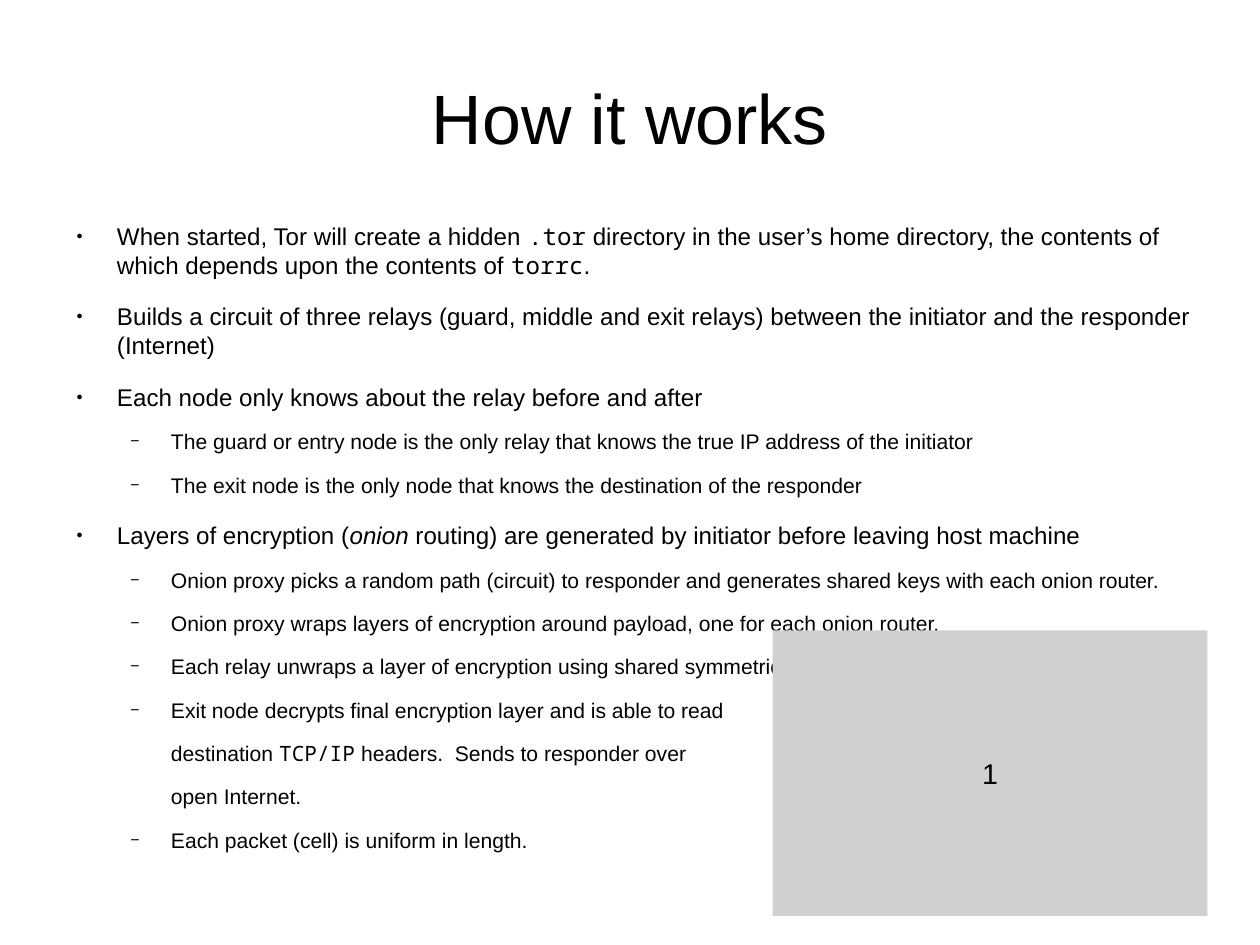
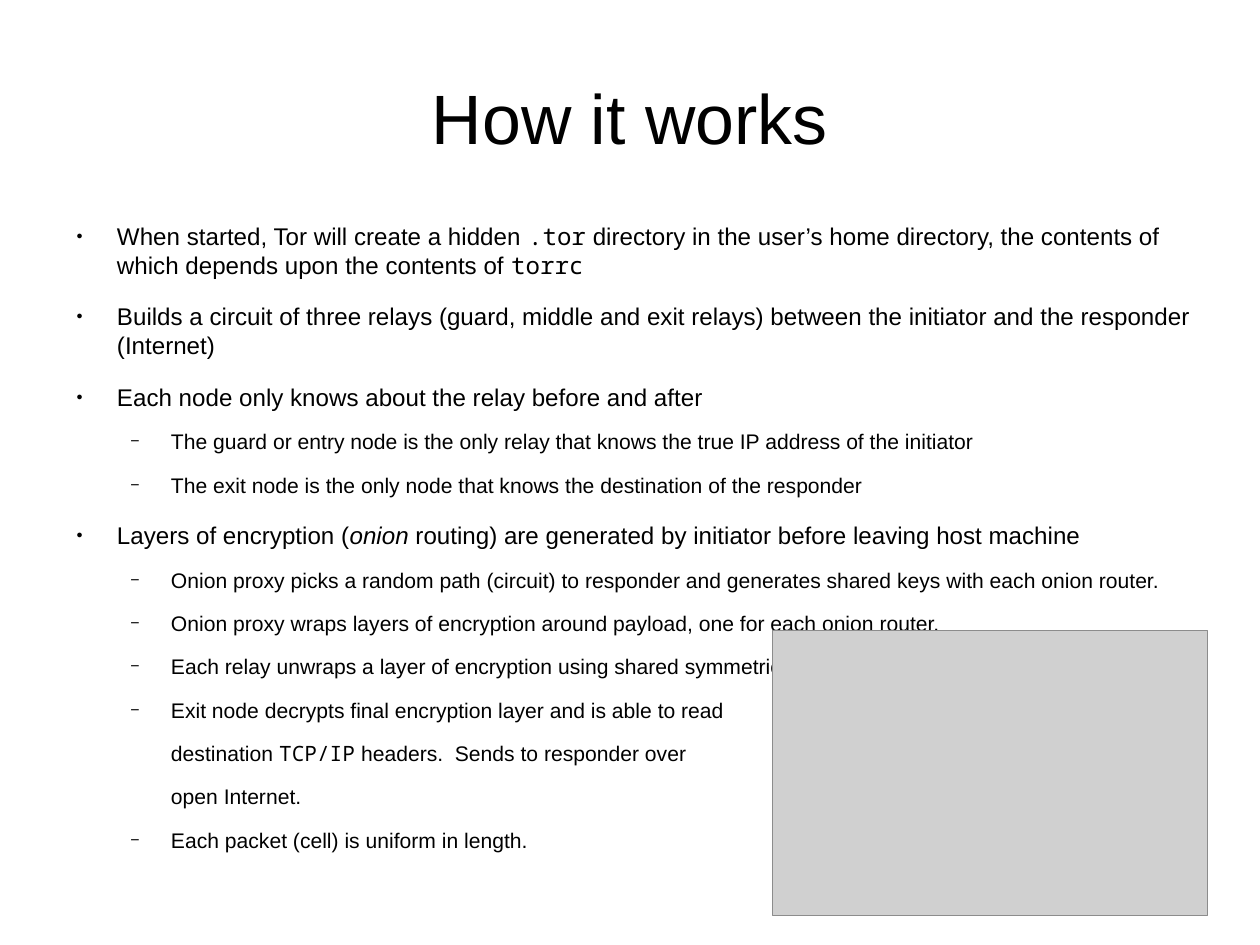
Before and after one commit to btoll/benjamintoll.com, a slide deck: slide 9 of static/talks/tor.odp (slide 7 before the commit). Drawn at 1260x945 pixels with LibreOffice and Linux fonts; fonts in the diff are those of the drawing; grey boxes stand for pictures. Boxes give left, top, right and bottom in pixels: in the first picture for what was removed or moved away, otherwise in the second. Text is boxed around its words. In the diff, an @@ line names an element or a change of style, - is before the commit and + after.

```diff
--- a/static/talks/tor.odp
+++ b/static/talks/tor.odp
@@ text at bbox=[117, 227, 1159, 279]: text changed @@
-● When started, Tor will create a hidden .tor directory in the user’s home directory, the contents of which depends upon the contents of torrc.
+● When started, Tor will create a hidden .tor directory in the user’s home directory, the contents of which depends upon the contents of torrc
@@ text in picture at bbox=[982, 764, 998, 784]: text removed @@
-1
```
Also in this commit, not shown: 6 other slides changed, 5 slides added, 1 other file.
